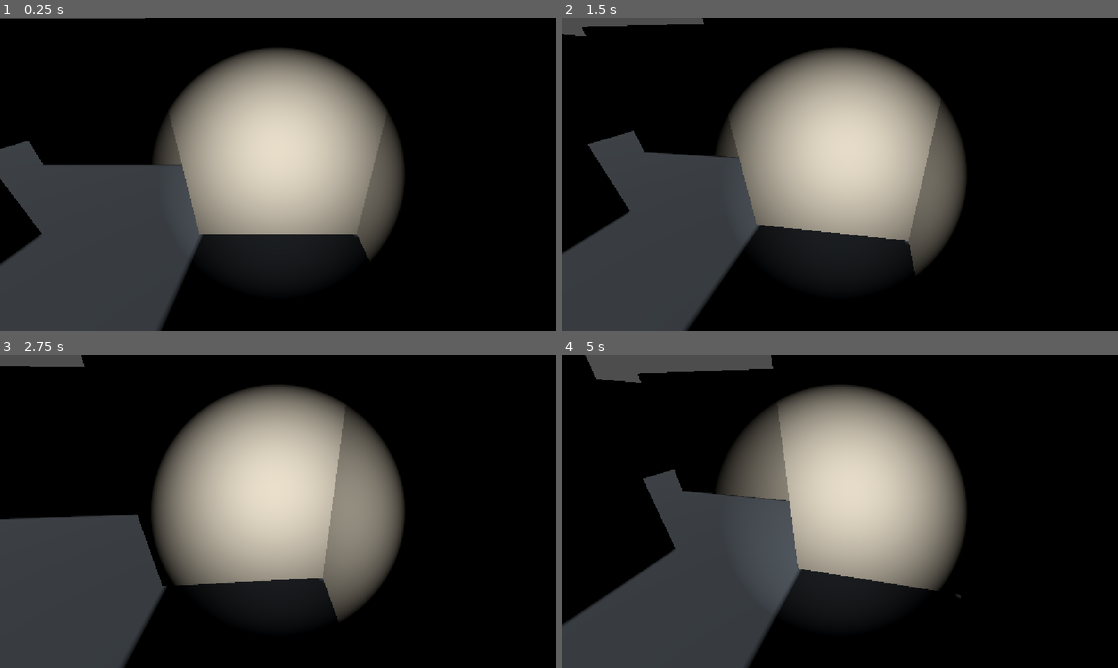
Above: before the commit, frames 1-4 (two rows, left to right).
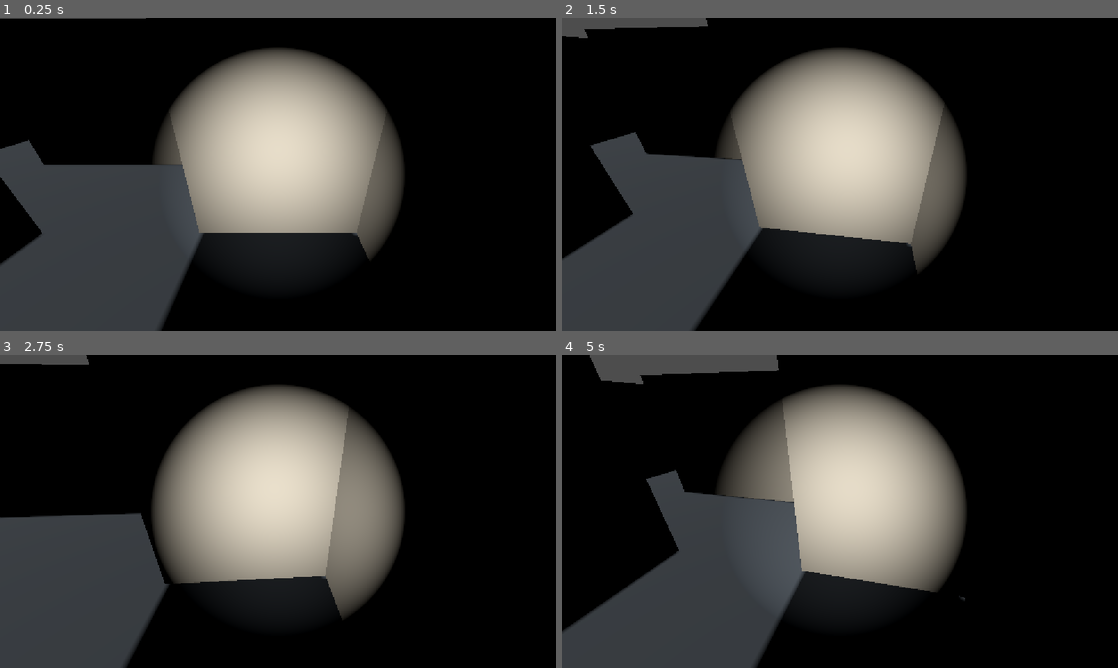
Above: after the commit, the same moments.

Repository: idtest1gg-arch/maze
Game: Godot game, scene res://Main.tscn
Two runs of this game, one before a commit and one after it. Both use one fixed random seed, a clock stepped at 60 frames per second and the inputs below.
Inputs (mouse positions are in pixels of both pictures, inside the frame that each line leads up to):
- Up to frame 1 (0.25 s): no input
- Up to frame 2 (1.5 s): tap Enter at 0.5 s; move the mouse to (867, 174) at 0.52 s; hold Q 0.53-1.28 s; hold W from 0.53 s (still down); click (867, 174) at 0.67 s; tap E at 0.8, 1.35 s; move the mouse to (812, 174) at 1.27 s; click (812, 174) at 1.42 s
- Up to frame 3 (2.75 s): keep holding W; tap Q at 1.55 s; move the mouse to (289, 505) at 2.02 s; hold Q from 2.03 s (still down); click (289, 505) at 2.17 s; tap E at 2.3 s
- Up to frame 4 (5 s): keep holding W; move the mouse to (834, 517) at 2.77 s; release Q at 2.78 s; tap E at 2.85, 3.8 s; click (834, 517) at 2.92 s; tap Q at 3.05, 4.35 s; move the mouse to (878, 514) at 3.52 s; hold Shift 3.53-4.28 s; click (878, 514) at 3.67 s; move the mouse to (795, 508) at 4.27 s; click (795, 508) at 4.42 s

The runs differ from the first frame. In frame 1, 0.2% of the frame differs, in the area x 0-69%, y 0-70%; in frame 2, 1.8%; in frame 3, 1.0%; in frame 4, 1.9%, in the area x 0-73%, y 0-100%.

Commit message:
Add a free-fly toggle on F4, improve camera bobbing to be more Minecraft-like, and wire the footstep audio to the player camera movement.

Diff:
--- a/maze/Main.tscn
+++ b/maze/Main.tscn
@@ -1,7 +1,8 @@
-[gd_scene load_steps=3 format=3]
+[gd_scene load_steps=4 format=3]
 
 [ext_resource type="Script" path="res://MazeGenerator.gd" id="1"]
 [ext_resource type="Script" path="res://Player.gd" id="2"]
+[ext_resource type="AudioStream" path="res://footstep-on-concrete-4.wav" id="3"]
 
 [node name="MazeRoot" type="Node3D"]
 script = ExtResource("1")
@@ -15,6 +16,10 @@
 script = ExtResource("2")
 speed = 4.5
 mouse_sensitivity = 0.0025
+bob_frequency = 10.0
+bob_amplitude = 0.05
+bob_vertical = 0.08
+free_fly_speed = 8.0
 
 [node name="Camera3D" type="Camera3D" parent="Player"]
 transform = Transform3D(1, 0, 0, 0, 1, 0, 0, 0, 1, 0, 0.7, 0)
@@ -27,6 +32,13 @@
 spot_angle = 32.0
 shadow_enabled = true
 
+[node name="AudioStreamPlayer3D" type="AudioStreamPlayer3D" parent="Player"]
+stream = ExtResource("3")
+volume_db = -8.0
+pitch_scale = 1.0
+attenuation_model = 1
+max_distance = 18.0
+
 [node name="DirectionalLight3D" type="DirectionalLight3D" parent="."]
 rotation_degrees = Vector3(270, 0, 0)
 light_energy = 1.4
--- a/maze/Player.gd
+++ b/maze/Player.gd
@@ -10,14 +10,20 @@
 @export var bob_frequency: float = 10.0
 @export var bob_amplitude: float = 0.04
 @export var bob_vertical: float = 0.06
+@export var free_fly_speed: float = 8.0
 
 var pitch: float = -0.5
 var yaw: float = 0.0
 var bob_time: float = 0.0
 var camera_base_position: Vector3
+var free_camera: bool = false
+var step_timer: float = 0.0
+var step_interval: float = 0.45
+var current_step_volume: float = -8.0
 
 @onready var camera: Camera3D = $Camera3D
 @onready var flashlight: SpotLight3D = $Camera3D/SpotLight3D
+@onready var footstep_audio: AudioStreamPlayer3D = $AudioStreamPlayer3D
 
 func _ready() -> void:
     _build_collision_shape()
@@ -34,6 +40,11 @@
     add_child(collision)
 
 func _unhandled_input(event: InputEvent) -> void:
+    if event is InputEventKey and event.is_pressed() and event.keycode == KEY_F4:
+        free_camera = not free_camera
+        Input.set_mouse_mode(Input.MOUSE_MODE_CAPTURED)
+        return
+
     if event is InputEventMouseMotion and Input.mouse_mode == Input.MOUSE_MODE_CAPTURED:
         yaw -= event.relative.x * mouse_sensitivity
         pitch -= event.relative.y * mouse_sensitivity
@@ -47,6 +58,15 @@
         Input.set_mouse_mode(Input.MOUSE_MODE_CAPTURED)
 
 func _physics_process(delta: float) -> void:
+    apply_camera_bob(delta)
+
+    if free_camera:
+        update_free_camera(delta)
+        return
+
+    update_walk_movement(delta)
+
+func update_walk_movement(delta: float) -> void:
     var input_dir := Vector2.ZERO
     if Input.is_key_pressed(KEY_W):
         input_dir.y += 1
@@ -60,9 +80,8 @@
     if input_dir.length_squared() > 0.0:
         input_dir = input_dir.normalized()
 
-    var camera_basis := camera.global_transform.basis
-    var forward: Vector3 = -camera_basis.z
-    var right: Vector3 = camera_basis.x
+    var forward: Vector3 = -camera.global_transform.basis.z
+    var right: Vector3 = camera.global_transform.basis.x
     var move_dir: Vector3 = (forward * input_dir.y + right * input_dir.x)
     move_dir.y = 0.0
 
@@ -70,24 +89,67 @@
         move_dir = move_dir.normalized()
         velocity.x = move_dir.x * speed
         velocity.z = move_dir.z * speed
+        play_step_sound(delta)
     else:
         velocity.x = move_toward(velocity.x, 0.0, friction)
         velocity.z = move_toward(velocity.z, 0.0, friction)
+        step_timer = 0.0
 
     velocity.y = 0.0
     move_and_slide()
 
-    var move_speed := Vector2(velocity.x, velocity.z).length()
+func update_free_camera(delta: float) -> void:
+    var move_vec := Vector3.ZERO
+    if Input.is_key_pressed(KEY_W):
+        move_vec -= transform.basis.z
+    if Input.is_key_pressed(KEY_S):
+        move_vec += transform.basis.z
+    if Input.is_key_pressed(KEY_A):
+        move_vec -= transform.basis.x
+    if Input.is_key_pressed(KEY_D):
+        move_vec += transform.basis.x
+    if Input.is_key_pressed(KEY_Q):
+        move_vec.y -= 1.0
+    if Input.is_key_pressed(KEY_E):
+        move_vec.y += 1.0
+
+    if move_vec.length_squared() > 0.0:
+        move_vec = move_vec.normalized() * free_fly_speed
+        global_position += move_vec * delta
+        play_step_sound(delta)
+    else:
+        step_timer = 0.0
+
+func apply_camera_bob(delta: float) -> void:
+    var move_speed: float = velocity.length()
     if move_speed > 0.1:
         bob_time += delta * bob_frequency * (move_speed / speed)
     else:
         bob_time = lerp(bob_time, 0.0, delta * 10.0)
 
-    var bob_offset := Vector3.ZERO
-    if move_speed > 0.1:
-        bob_offset.x = sin(bob_time) * bob_amplitude
-        bob_offset.y = abs(sin(bob_time * 0.5)) * bob_vertical
-    camera.position = camera_base_position + bob_offset
+    var bob_target := Vector3.ZERO
+    bob_target.x = sin(bob_time * 2.0) * bob_amplitude * 0.5
+    bob_target.y = abs(sin(bob_time)) * bob_vertical
+    bob_target.z = cos(bob_time * 2.0) * bob_amplitude * 0.2
+
+    var shake_amount := clamp(move_speed / (speed * 1.2), 0.0, 1.0)
+    var shake := Vector3(
+        sin(bob_time * 7.0) * 0.008 * shake_amount,
+        cos(bob_time * 9.0) * 0.006 * shake_amount,
+        0.0
+    )
+
+    camera.position = camera_base_position + bob_target + shake
+
+func play_step_sound(delta: float) -> void:
+    step_timer -= delta
+    if step_timer <= 0.0:
+        if footstep_audio and footstep_audio.stream != null:
+            footstep_audio.pitch_scale = 0.95 + randf_range(-0.08, 0.08)
+            footstep_audio.volume_db = current_step_volume + randf_range(-1.5, 1.0)
+            if not footstep_audio.playing:
+                footstep_audio.play()
+        step_timer = step_interval
 
 func update_look() -> void:
     rotation.y = yaw
